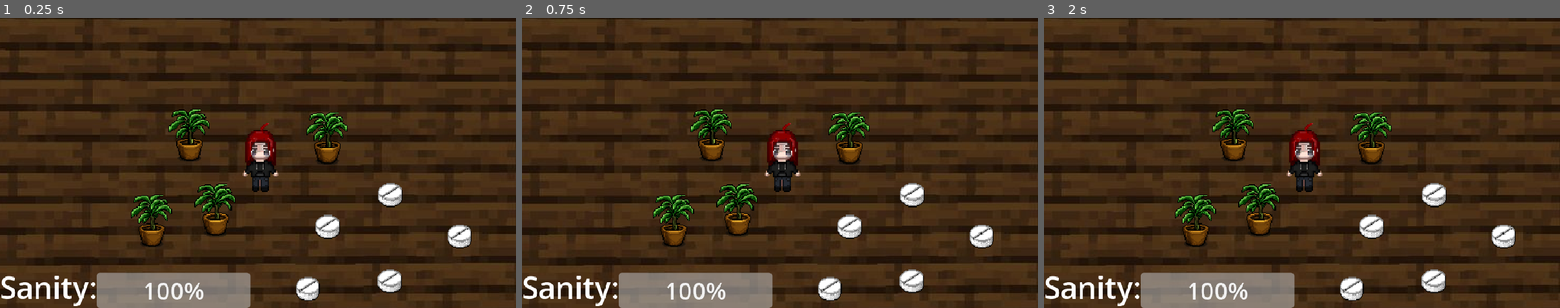
Above: before the commit, frames 1-3 (left to right).
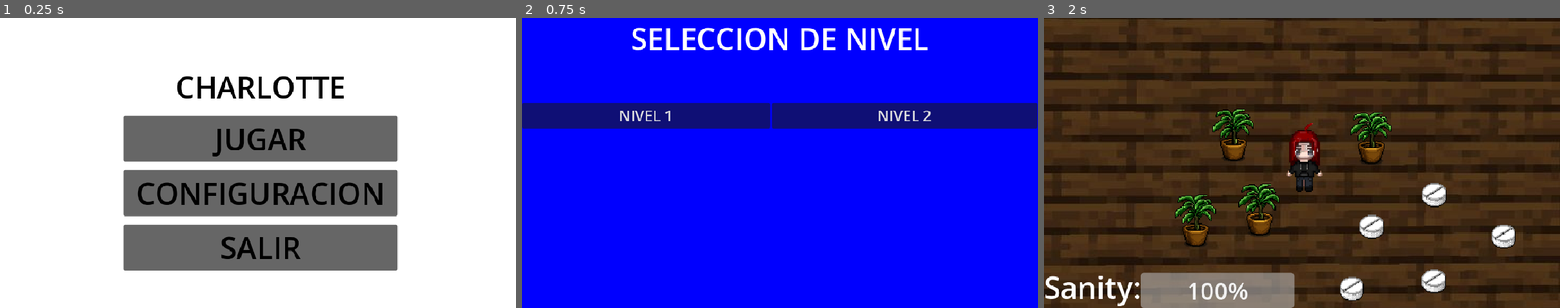
Above: after the commit, the same moments.

Repository: Tafi0405/Charlotte
Game: Godot game, scene res://Menu_principal.tscn
Same seed, same stepped clock (60 frames per second), same inputs: the game is played once before the commit and once after it. Before the commit the project starts from res://Scenes/piso.tscn.
Inputs (mouse positions are in pixels of both pictures, inside the frame that each line leads up to):
- Up to frame 1 (0.25 s): no input
- Up to frame 2 (0.75 s): click (785, 139) at 0.5 s, where only the run after the commit has a clickable "JUGAR"
- Up to frame 3 (2 s): click (1167, 116) at 1.25 s, where only the run after the commit has a clickable "NIVEL 1"

The runs differ from the first frame. In frame 1, 99% of the frame differs, in the area x 0-100%, y 0-100%; in frame 2, 100%; in frame 3, nothing differs.

Commit message:
Cambios del menu incial
1) Cambie el nombre no se llama menú principal ahora se llama charlotte
2) Al iniciar el juego te lleva el menú iniciar y no a charlotte
3) al seleccionar una opcion se marca

Diff:
--- a/Menu_principal.tscn
+++ b/Menu_principal.tscn
@@ -2,9 +2,14 @@
 
 [ext_resource type="Script" uid="uid://2kepn7h5jun3" path="res://menu_principal.gd" id="1_52w07"]
 
-[sub_resource type="StyleBoxFlat" id="StyleBoxFlat_7lsrv"]
-bg_color = Color(1, 1, 1, 1)
-border_color = Color(1, 1, 1, 1)
+[sub_resource type="StyleBoxFlat" id="StyleBoxFlat_52w07"]
+bg_color = Color(1, 1, 1, 0)
+
+[sub_resource type="StyleBoxFlat" id="StyleBoxFlat_f5lth"]
+bg_color = Color(1, 1, 1, 0)
+
+[sub_resource type="StyleBoxFlat" id="StyleBoxFlat_40ble"]
+bg_color = Color(1, 1, 1, 0)
 
 [node name="Menu" type="Control" unique_id=1871582666]
 layout_mode = 3
@@ -40,13 +45,15 @@
 size_flags_horizontal = 4
 theme_override_colors/font_color = Color(0, 0, 0, 1)
 theme_override_font_sizes/font_size = 50
-text = "MENU PRINCIPAL"
+text = "CHARLOTTE"
+horizontal_alignment = 1
 
 [node name="Bjugar" type="Button" parent="ColorRect/VBoxContainer" unique_id=576139638]
 modulate = Color(0, 0, 0, 1)
 layout_mode = 2
 theme_override_font_sizes/font_size = 50
-theme_override_styles/pressed_mirrored = SubResource("StyleBoxFlat_7lsrv")
+theme_override_styles/hover = SubResource("StyleBoxFlat_52w07")
+toggle_mode = true
 text = "JUGAR"
 
 [node name="BConfigurar" type="Button" parent="ColorRect/VBoxContainer" unique_id=279525325]
@@ -54,12 +61,14 @@
 self_modulate = Color(0, 0, 0, 1)
 layout_mode = 2
 theme_override_font_sizes/font_size = 50
+theme_override_styles/hover = SubResource("StyleBoxFlat_f5lth")
 text = "CONFIGURACION"
 
 [node name="Bsalir" type="Button" parent="ColorRect/VBoxContainer" unique_id=477551765]
 self_modulate = Color(0, 0, 0, 1)
 layout_mode = 2
 theme_override_font_sizes/font_size = 50
+theme_override_styles/hover = SubResource("StyleBoxFlat_40ble")
 text = "SALIR"
 
 [connection signal="pressed" from="ColorRect/VBoxContainer/Bjugar" to="." method="_on_bjugar_pressed"]
--- a/project.godot
+++ b/project.godot
@@ -15,7 +15,7 @@
 [application]
 
 config/name="charlotte"
-run/main_scene="uid://dlqgf853sy0ml"
+run/main_scene="uid://c7kw10xal687q"
 config/features=PackedStringArray("4.6", "Forward Plus")
 config/icon="res://icon.svg"
 
